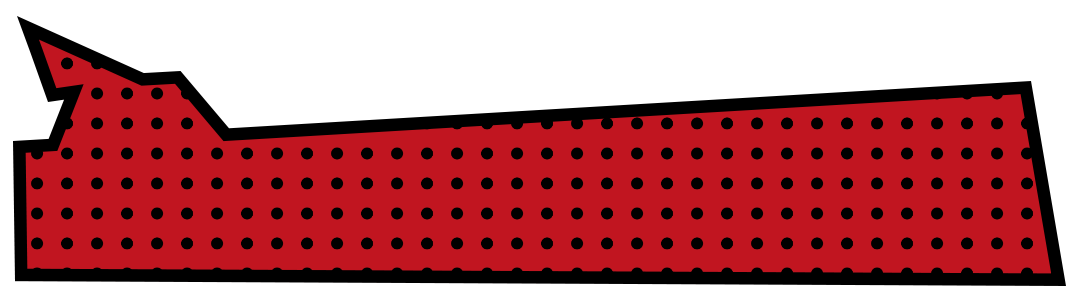
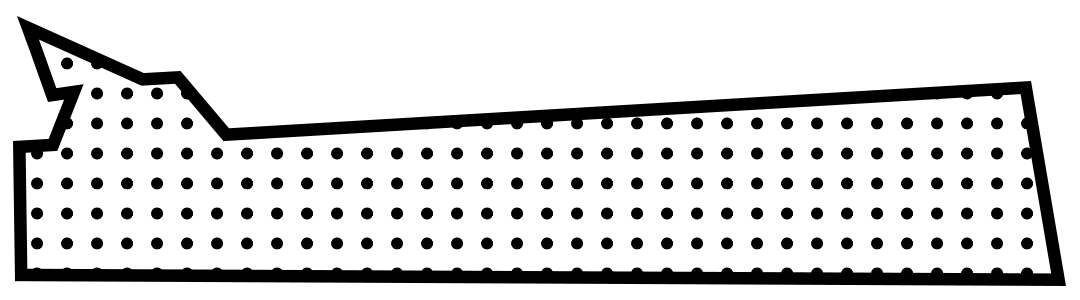
Before/after of a 1080×300 layered artwork. What changed in the layer stack:
painted on "Nav Bar" over [25, 39, 1051, 286]
